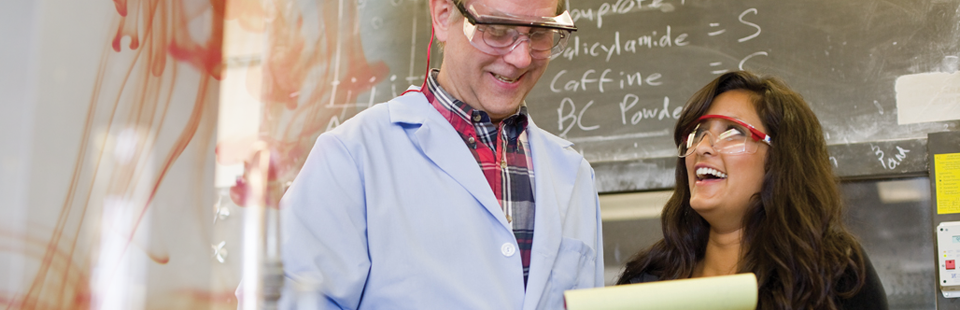
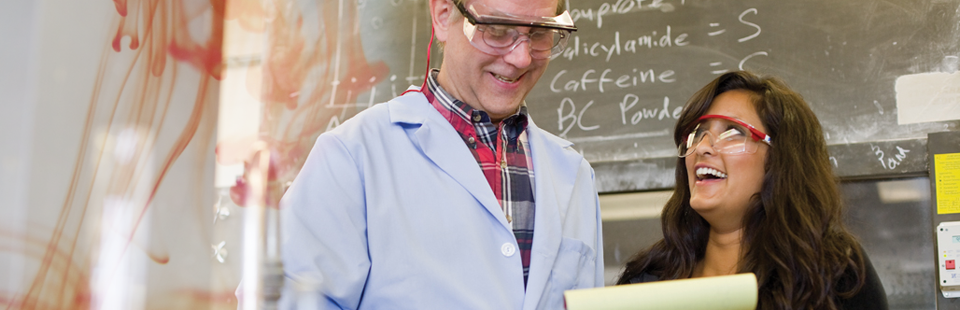
Two versions of the same layered image (960px x 310px). Layer-by-layer changes:
renamed "Background" to "Layer 2", painted on it over <box>614,64,677,90</box>
